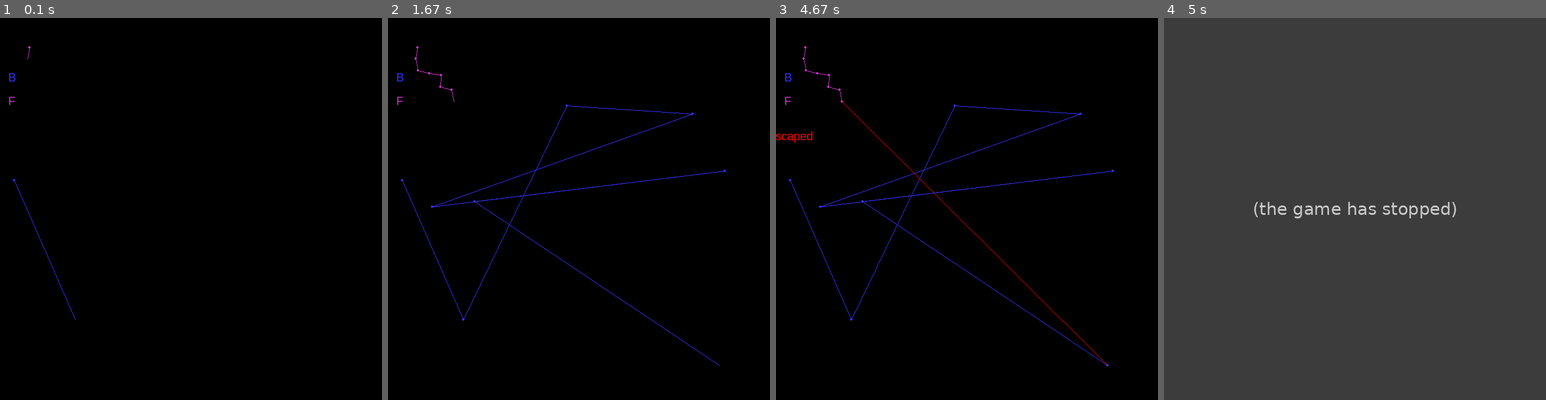
Above: before the commit, frames 1-4 (left to right).
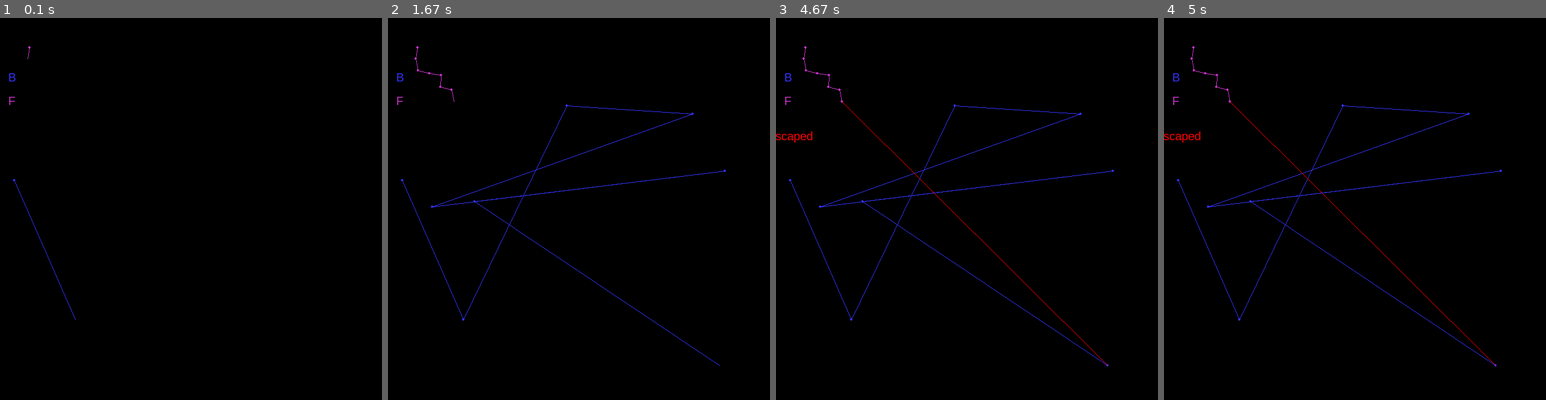
Above: after the commit, the same moments.

Repository: Ankar-Kumar/simulation
Game: pygame game, started from pygame_bomber.py
The game is run twice, just before and just after one commit, with the same random seed, the same clock (stepped at 60 frames per second) and the same inputs.
Inputs:
- Up to frame 1 (0.1 s): no input
- Up to frame 2 (1.67 s): no input
- Up to frame 3 (4.67 s): no input
- Up to frame 4 (5 s): no input

Frames 1-3 are identical in both runs. In frame 4, 100% of the frame differs, in the area x 0-100%, y 0-100%.
Before the commit the program exited at 4.75 s; later frames show no game.

Commit message:
pygame not needed

Diff:
--- a/bomb.txt
+++ /dev/null
@@ -1,13 +0,0 @@
-80 0
-90 -2
-99 -5
-108 -9
-116 -15
-125 -18
-133 -23
-141 -29
-151 -28
-160 -25
-169 -21
-179 -20
-180 -17
--- a/bomber.py
+++ /dev/null
@@ -1,52 +0,0 @@
-import numpy as np
-import math
-import matplotlib.pyplot as plt
-data=[]
-with open('bomb.txt', 'r') as f:
-    lines = []
-    for line in f:
-        line=line.strip().split()
-        tmp=[int(val) for val in line]
-        data.append(tmp)
-        # print(x,"  ",y)
-# print(data)
-xb=[x[0] for x in data]
-yb=[x[1] for x in data]
-# print(xb)
-xf=[0]
-yf=[50]
-
-vf=20
-t=0
-i=0
-mn=10
-mx=100
-while True:
-    t+=1
-    dist = math.sqrt((data[i][0]-xf[-1])**2+(data[i][1]-yf[-1])**2)
-    pygame.draw.circle(screen, (50, 50, 250), (bx[-1], by[-1]), 2)
-    pygame.draw.circle(screen, (200, 50, 200), (fx[-1], fy[-1]), 2)
-
-    if (dist <= mn):
-        flag = True
-        print('Bomber caught at step: ' + str(t))
-        break
-    elif (dist >= mx):
-        flag = False
-        print('Bomber escaped at step: ' + str(t))
-        break
-    else:
-        cosA, sinA = (data[i][0]-xf[-1])/dist, (data[i][1]-yf[-1])/dist
-        xf.append(xf[-1]+vf*cosA)
-        yf.append(yf[-1]+vf*sinA)
-        x, y = np.random.randint(-500, 500, 2)
-        xf.append(x)
-        yf.append(y)
-        i+=1
-plt.scatter(xf,yf)
-plt.scatter(xb,yb)
-plt.xlabel('x axis')
-plt.ylabel('y axis')
-plt.title('Bomber vs Fighter\nBomber ' + ('caught' if flag == True else 'escaped') + ' at step: ' + str(t))
-plt.legend(['Fighter', 'Bomber'])
-plt.show()
--- /dev/null
+++ b/bomber_using_plot.py
@@ -0,0 +1,56 @@
+
+import numpy as np
+import matplotlib.pyplot as plt
+def main():
+                plt.title('Pure Pursuit')
+                xb, yb = np.random.randint(0, 600, 2)
+                xf, yf = (50, 50)
+                vf = 20
+                minDist = 100
+                maxDist = 600
+                bx=[xb]
+                by=[yb]
+                fx=[xf]
+                fy=[yf]
+
+                cnt = 0
+
+                while(True):
+                    cnt += 1
+                    dist = np.sqrt((xb-xf)**2+(yb-yf)**2)
+                    print(dist)
+
+                    if (dist <= minDist):
+                        plt.text(30,47,f'Bomber caught at: {cnt}', fontsize=12)
+                        plt.plot([xf, xb],[yf, yb],linestyle='-',linewidth=3)
+                        print('Bomber caught at step: ' + str(cnt))
+                        plt.pause(7)
+                        break
+                    elif (dist >= maxDist):
+                        plt.plot([xf, xb],[yf, yb],linestyle='-',linewidth=3)
+
+                        plt.text(30,47,f'Bomber escaped at: {cnt}', fontsize=12)
+                        print('Bomber escaped at step: ' + str(cnt))
+                        plt.pause(7)
+                        break
+                    else:
+                        cosA, sinA = (xb-xf)/dist, (yb-yf)/dist
+                        xf, yf = (xf+vf*cosA), (yf+vf*sinA)
+                        xb, yb = np.random.randint(0, 600, 2)
+                        bx.append(xb)
+                        by.append(yb)
+                        fx.append(xf)
+                        fy.append(yf)
+                        plt.scatter(xf,yf, marker='o',color='red')
+                        plt.plot(fx,fy,color='red')
+                        plt.scatter(xb,yb, marker='o',color='green')
+                        plt.plot(bx,by,color='green')
+
+                        plt.pause(0.7)
+
+                plt.show()
+
+
+
+if __name__ == '__main__':
+    main()
--- a/pygame_bomber.py
+++ b/pygame_bomber.py
@@ -8,12 +8,15 @@
 
     screen_size = (650, 650)
     screen = pygame.display.set_mode(screen_size)
-    f = pygame.font.get_fonts()[0] #get the font name  suppose arial
-    font1 = pygame.font.SysFont(f, 20)
+
+    font1 = pygame.font.SysFont('arial.tft', 20)
     running = True
 
     while running:
                 screen.fill((0, 0, 0))
+        # for event in pygame.event.get():
+        #         if event.type != pygame.QUIT:
+        #           running= False
 
                 xb, yb = np.random.randint(0, 600, 2)
                 xf, yf = (50, 50)
@@ -79,7 +82,7 @@
 
                 break
 
-    pygame.time.delay(3000)
+    pygame.time.delay(5000)
     pygame.quit()
 
 if __name__ == '__main__':
--- a/testPygame.py
+++ /dev/null
@@ -1,58 +0,0 @@
-import random
-import numpy as np
-import matplotlib.pyplot as plt
-
-bomber_x_positions = [25]
-bomber_y_positions = [25]
-fighter_x_positions = [1]
-fighter_y_positions = [45]
-bomber_velocity = 7
-fighter_velocity = 2
-
-window_x = 50
-window_y = 50
-plt.figure(figsize=(7, 6))
-plt.axis([0, window_x, 0, window_y])
-plt.title('Pure Pursuit')
-plt.ion()
-plt.show()
-
-total_time = 0
-while True:
-    total_time += 1
-    x_rand = random.randint(-bomber_velocity, bomber_velocity)
-    y_rand = random.randint(-bomber_velocity, bomber_velocity)
-    # x_rand = bomber_velocity * random.choice([-1, 1])
-    # y_rand = bomber_velocity * random.choice([-1, 1])
-
-    new_x = max(0, min(window_x, (bomber_x_positions[-1] + x_rand)))
-    new_y = max(0, min(window_y, (bomber_y_positions[-1] + y_rand)))
-    bomber_x_positions.append(new_x)
-    bomber_y_positions.append(new_y)
-
-    distance = np.sqrt((bomber_x_positions[-1] - fighter_x_positions[-1])**2 +
-                       (bomber_y_positions[-1] - fighter_y_positions[-1])**2)
-
-    new_fighter_x = fighter_x_positions[-1] + fighter_velocity * (bomber_x_positions[-1] - fighter_x_positions[-1])/distance
-    new_fighter_y = fighter_y_positions[-1] + fighter_velocity * (bomber_y_positions[-1] - fighter_y_positions[-1])/distance
-    fighter_x_positions.append(new_fighter_x)
-    fighter_y_positions.append(new_fighter_y)
-
-    colors0 = (['blue'] * (len(bomber_x_positions)-1)) + ['green']
-    colors1 = (['red'] * (len(bomber_x_positions)-1)) + ['cyan']
-    # plt.scatter(bomber_x_positions, bomber_y_positions, marker='o', color=colors0, linestyle='dashed')
-    plt.plot(bomber_x_positions, bomber_y_positions, color='blue', linestyle='dashed')
-    # plt.scatter(fighter_x_positions, fighter_y_positions, marker='o', color=colors1, linestyle='dashed')
-    plt.plot(fighter_x_positions, fighter_y_positions, color='red', linestyle='dashed')
-    plt.draw()
-    plt.pause(0.7)
-
-    print(f'distance: {distance:.2f}')
-    if distance < 6:
-        plt.text(30, 47, f'Bomber destroyed at: {total_time}', fontsize=12)
-        plt.pause(6)
-        break
-    elif distance > 27 and total_time > 10:
-        plt.text(30, 47, f'Bomber escaped at: {total_time}', fontsize=12)
-        plt.pause(6)
-        break
